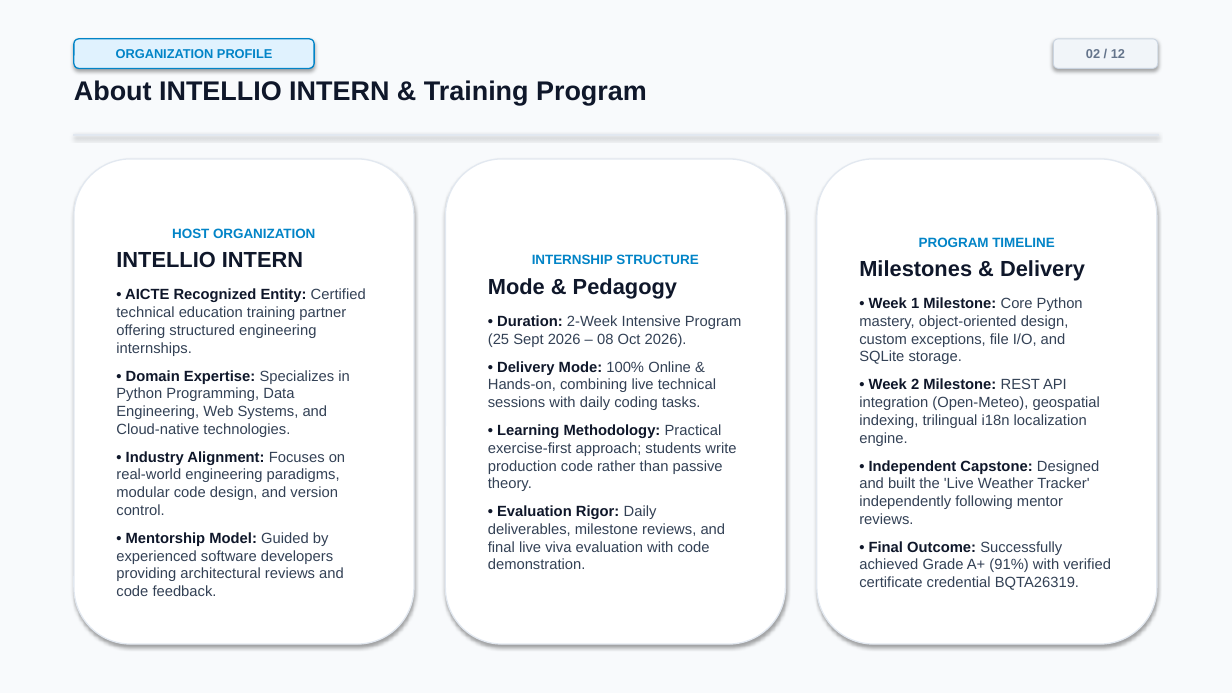
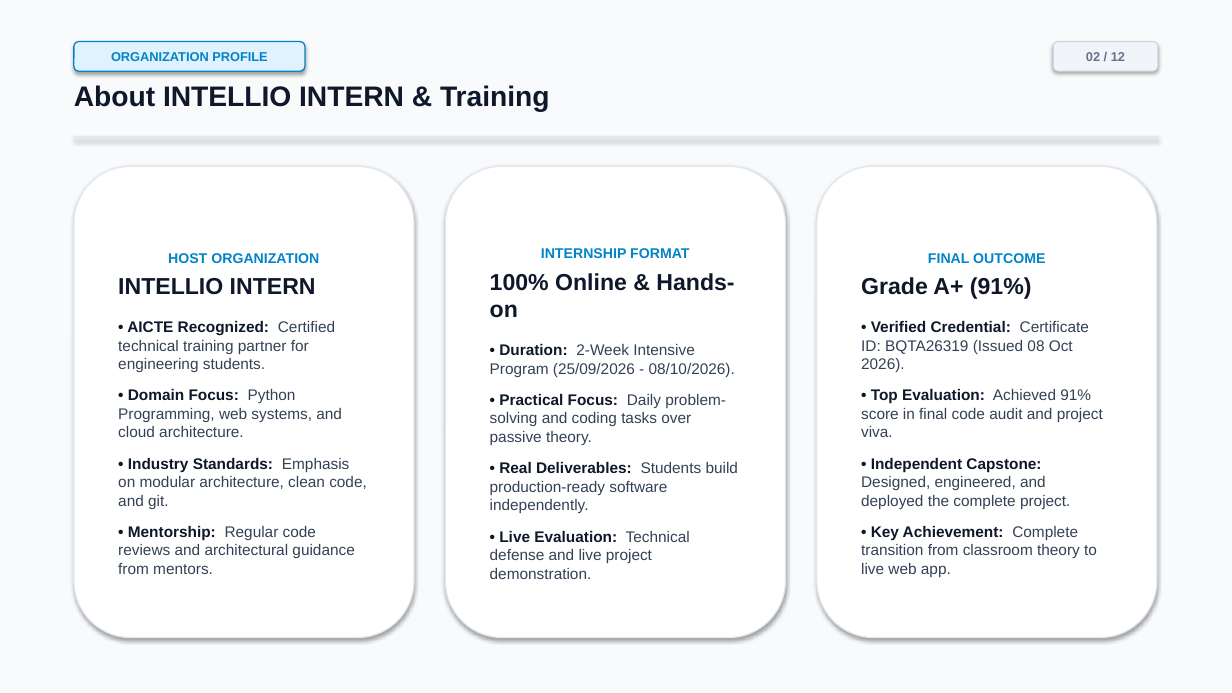
Before and after one commit to sonalikumari09/live-weather-tracker, a slide deck: slide 2 of Live_Weather_Tracker_Internship_Presentation.pptx. Drawn at 1232x693 pixels with LibreOffice and Linux fonts; fonts in the diff are those of the drawing. Boxes give left, top, right and bottom in pixels: in the first picture for what was removed or moved away, otherwise in the second. Text is boxed around its words. In the diff, an @@ line names an element or a change of style, - is before the commit and + after.

```diff
--- a/Live_Weather_Tracker_Internship_Presentation.pptx
+++ b/Live_Weather_Tracker_Internship_Presentation.pptx
@@ rounded rectangle "ORGANIZATION PROFILE": place and size @@
-rounded rectangle "ORGANIZATION PROFILE" at [74,39,314,68]
+rounded rectangle "ORGANIZATION PROFILE" at [74,42,305,71]
@@ text at [74,85,550,112]: text changed; size 21 to 22 pt @@
-About INTELLIO INTERN & Training Program
+About INTELLIO INTERN & Training
@@ rounded rectangle "HOST ORGANIZATION": place and size @@
-rounded rectangle "HOST ORGANIZATION" at [74,159,414,644]
+rounded rectangle "HOST ORGANIZATION" at [74,166,414,638]
@@ rounded rectangle "INTERNSHIP FORMAT": place and size @@
-rounded rectangle "INTERNSHIP FORMAT" at [445,159,786,644]
+rounded rectangle "INTERNSHIP FORMAT" at [445,166,786,638]
@@ rounded rectangle "FINAL OUTCOME": place and size @@
-rounded rectangle "FINAL OUTCOME" at [817,159,1157,644]
+rounded rectangle "FINAL OUTCOME" at [817,166,1157,638]
@@ text in rounded rectangle at [118,253,319,295]: size 10.5 to 11 pt in "HOST ORGANIZATION"; size 17 to 18 pt in "INTELLIO INTERN"; more space between paragraphs @@
@@ text in rounded rectangle at [490,248,738,579]: text changed; size 11.5 to 12 pt @@
-INTERNSHIP STRUCTURE
-Mode & Pedagogy
-• Duration: 2-Week Intensive Program (25 Sept 2026 – 08 Oct 2026).
-• Delivery Mode: 100% Online & Hands-on, combining live technical sessions with daily coding tasks.
-• Learning Methodology: Practical exercise-first approach; students write production code rather than passive theory.
-• Evaluation Rigor: Daily deliverables, milestone reviews, and final live viva evaluation with code demonstration.
+INTERNSHIP FORMAT
+100% Online & Hands-on
+• Duration: 2-Week Intensive Program (25/09/2026 - 08/10/2026).
+• Practical Focus: Daily problem-solving and coding tasks over passive theory.
+• Real Deliverables: Students build production-ready software independently.
+• Live Evaluation: Technical defense and live project demonstration.
@@ text in rounded rectangle at [861,253,1103,577]: text changed; size 11.5 to 12 pt @@
-PROGRAM TIMELINE
-Milestones & Delivery
-• Week 1 Milestone: Core Python mastery, object-oriented design, custom exceptions, file I/O, and SQLite storage.
-• Week 2 Milestone: REST API integration (Open-Meteo), geospatial indexing, trilingual i18n localization engine.
-• Independent Capstone: Designed and built the 'Live Weather Tracker' independently following mentor reviews.
-• Final Outcome: Successfully achieved Grade A+ (91%) with verified certificate credential BQTA26319.
+FINAL OUTCOME
+Grade A+ (91%)
+• Verified Credential: Certificate ID: BQTA26319 (Issued 08 Oct 2026).
+• Top Evaluation: Achieved 91% score in final code audit and project viva.
+• Independent Capstone: Designed, engineered, and deployed the complete project.
+• Key Achievement: Complete transition from classroom theory to live web app.
@@ text in rounded rectangle at [118,321,367,574]: text changed; size 11.5 to 12 pt @@
-• AICTE Recognized Entity: Certified technical education training partner offering structured engineering internships.
-• Domain Expertise: Specializes in Python Programming, Data Engineering, Web Systems, and Cloud-native technologies.
-• Industry Alignment: Focuses on real-world engineering paradigms, modular code design, and version control.
-• Mentorship Model: Guided by experienced software developers providing architectural reviews and code feedback.
+• AICTE Recognized: Certified technical training partner for engineering students.
+• Domain Focus: Python Programming, web systems, and cloud architecture.
+• Industry Standards: Emphasis on modular architecture, clean code, and git.
+• Mentorship: Regular code reviews and architectural guidance from mentors.
```
Also in this commit, not shown: 11 other slides changed, 18 other files.
